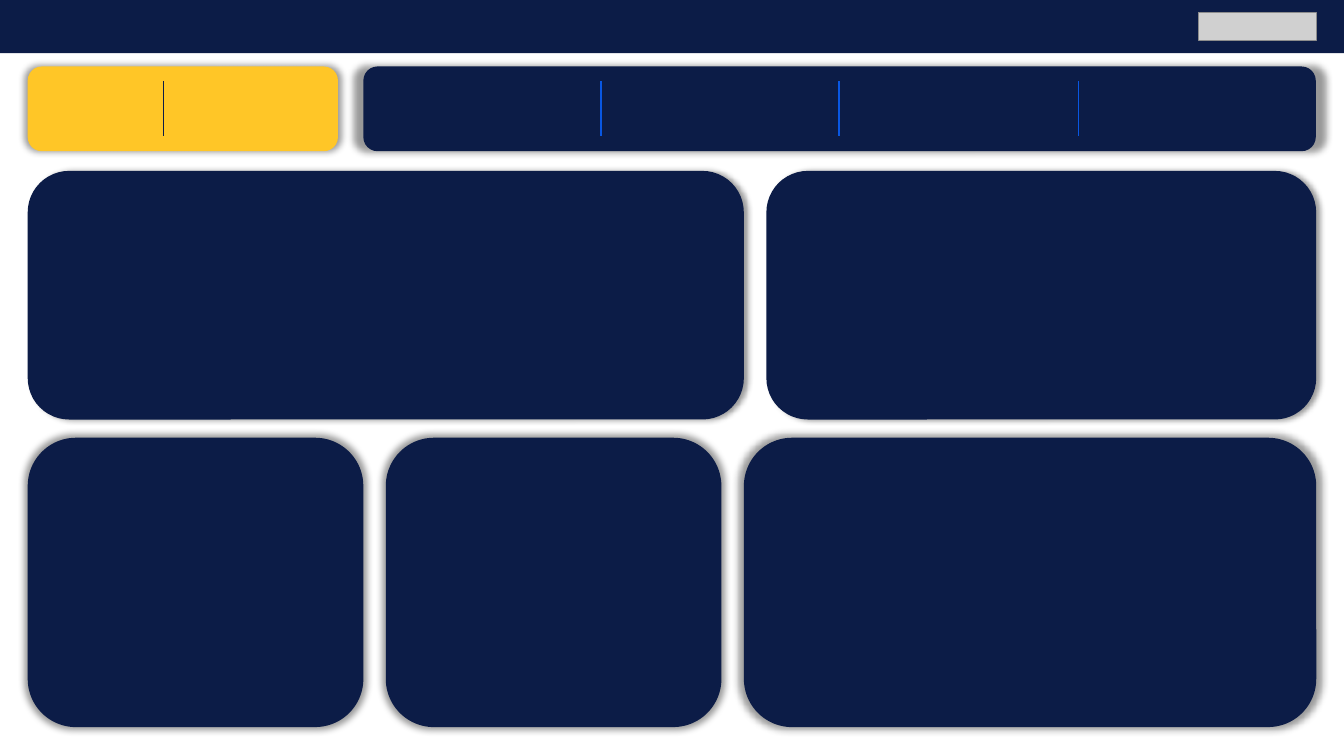
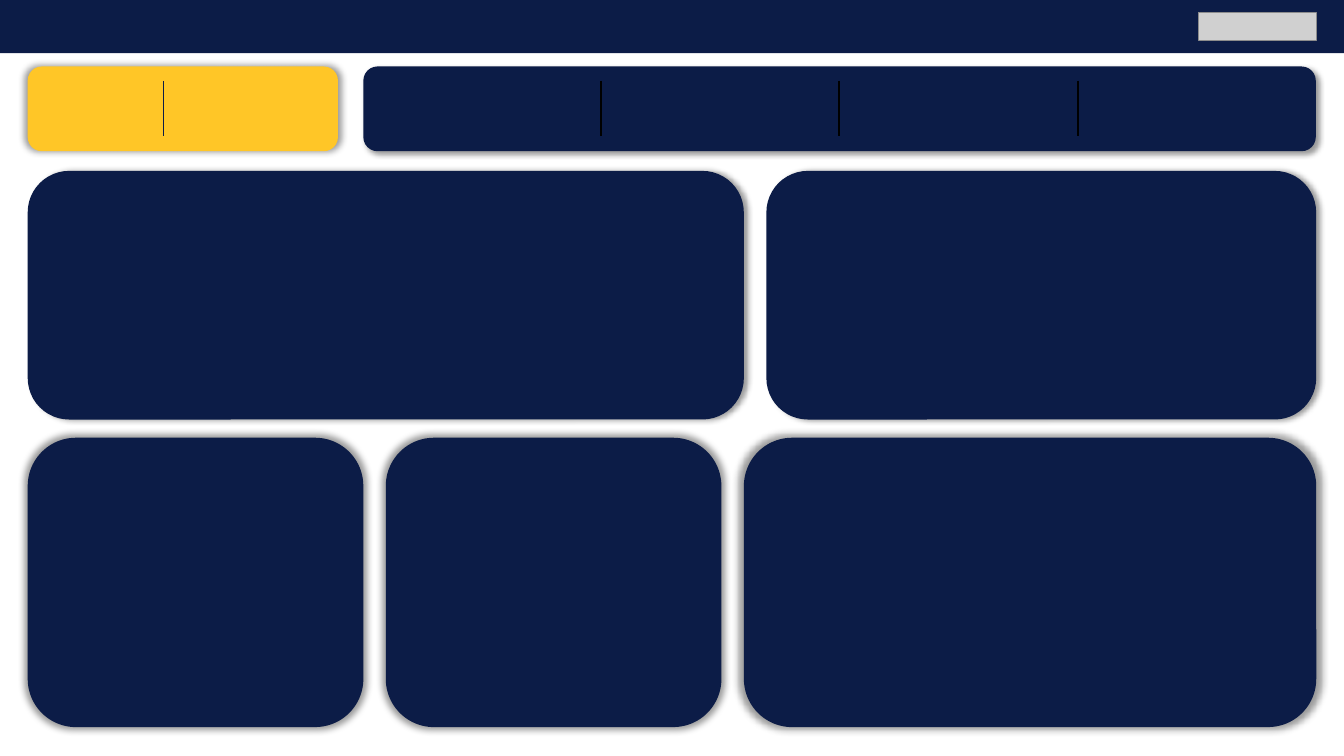
Before and after one commit to Borges1999/Projetos-Power-BI, a slide deck: slide 3 of Walmart_Sales/Layout/Layout.pptx. Drawn at 1344x756 pixels with LibreOffice and Linux fonts; fonts in the diff are those of the drawing; grey boxes stand for pictures. Boxes give left, top, right and bottom in pixels: in the first picture for what was removed or moved away, otherwise in the second. Text is boxed around its words. In the diff, an @@ line names an element or a change of style, - is before the commit and + after.

```diff
--- a/Walmart_Sales/Layout/Layout.pptx
+++ b/Walmart_Sales/Layout/Layout.pptx
@@ rounded rectangle at box(364, 67, 1317, 151): shadow changed @@
@@ line (601, 81) - (601, 136): stroke #0957E3 1 pt to #000000 1.5 pt @@
@@ line (839, 81) - (839, 136): stroke #0957E3 1 pt to #000000 1.5 pt @@
@@ line (1079, 81) - (1079, 136): stroke #0957E3 1 pt to #000000 1.5 pt @@
```
Also in this commit, not shown: 2 other files.
